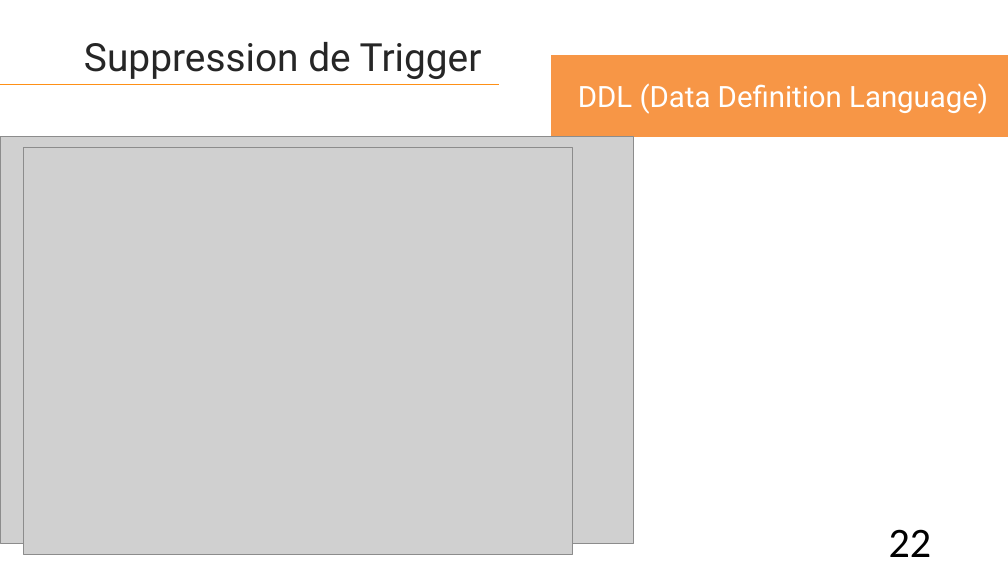
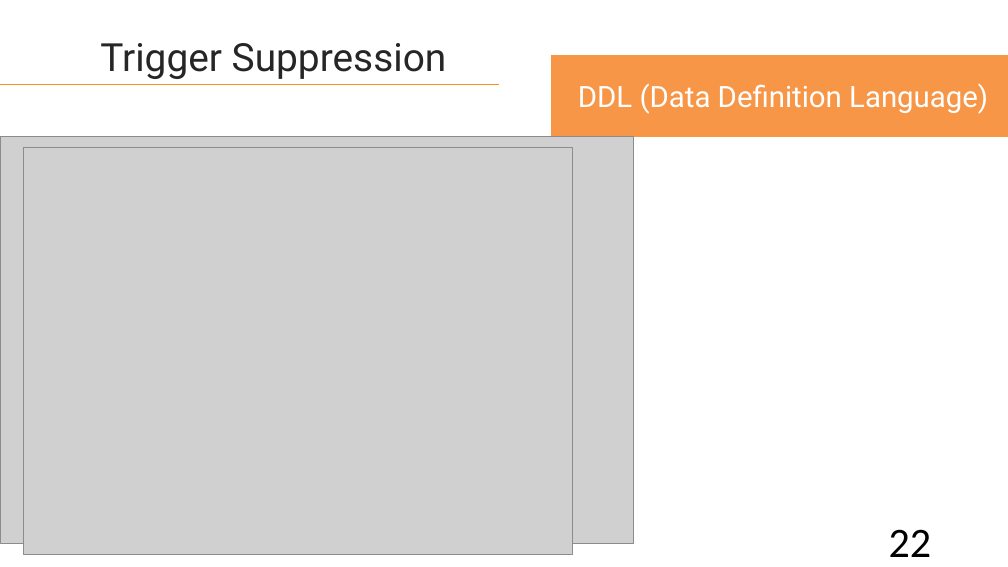
Before and after one commit to lahcenrahlaoui/Wingardium_Leviosaaaa, a slide deck: slide 22 of Presentation-projet-SQLite (1) - Copy.pptx. Drawn at 1008x567 pixels with LibreOffice and Linux fonts; fonts in the diff are those of the drawing; grey boxes stand for pictures. Boxes give left, top, right and bottom in pixels: in the first picture for what was removed or moved away, otherwise in the second. Text is boxed around its words. In the diff, an @@ line names an element or a change of style, - is before the commit and + after.

```diff
--- a/Presentation-projet-SQLite (1) - Copy.pptx
+++ b/Presentation-projet-SQLite (1) - Copy.pptx
@@ text at box(100, 43, 447, 79): text changed @@
-Suppression de Trigger
+Trigger Suppression
```
Also in this commit, not shown: 17 other slides changed.
